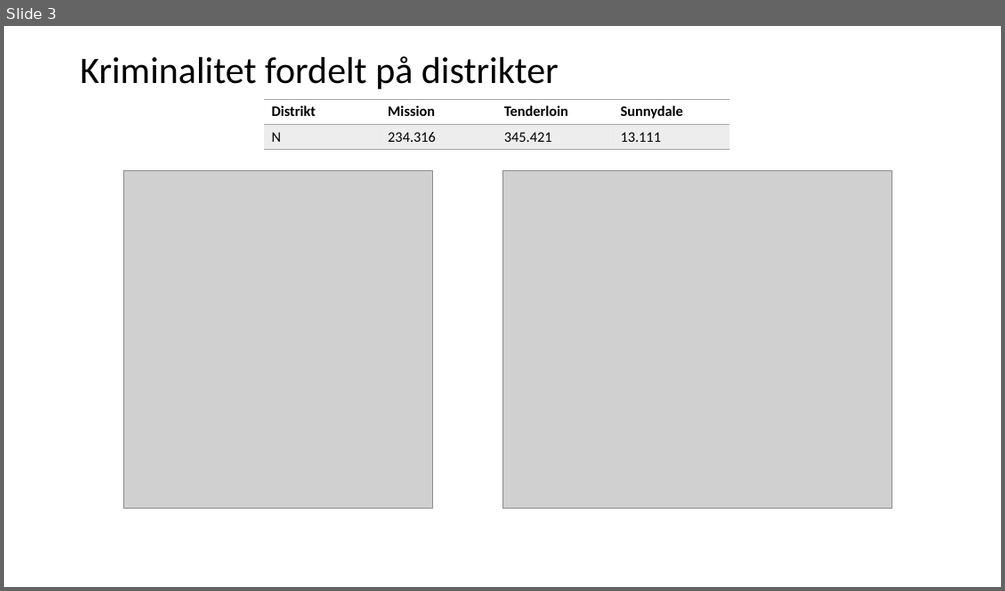
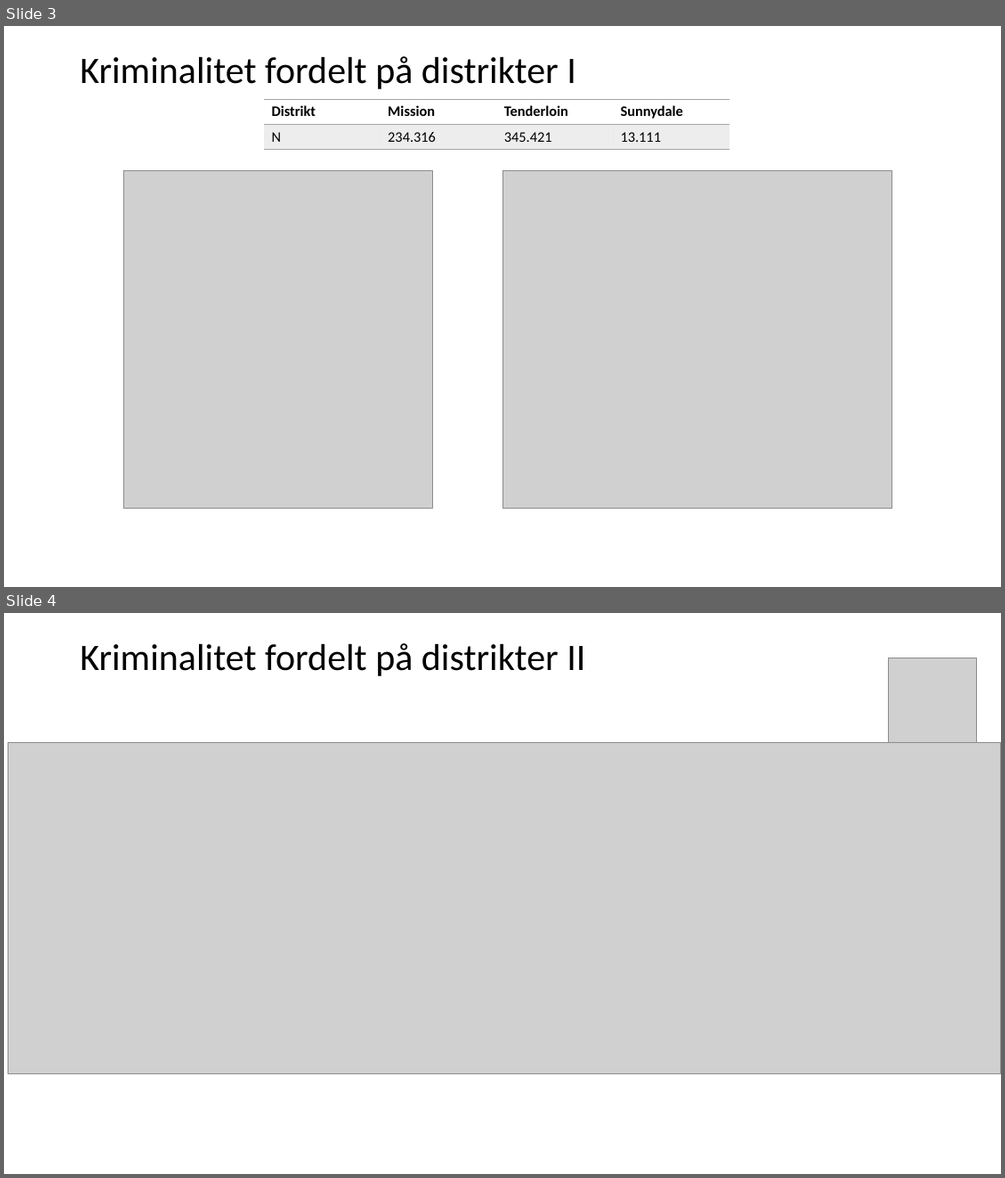
Before and after one commit to CarolineFuglsang/san_francisco_crime_data, a slide deck: presentation/San Francisco Crime Data.pptx. Shown one above the other, each under a label of ours: slide 3 before the commit, slides 3 and 4 after it. The pictures are 1005x591 and 1005x1178 pixels, drawn with LibreOffice and Linux fonts; fonts in the diff are those of the drawing; grey boxes stand for pictures. Boxes give left, top, right and bottom in pixels: in the first picture for what was removed or moved away, otherwise in the second. Text is boxed around its words. In the diff, an @@ line names an element or a change of style, - is before the commit and + after.

```diff
--- a/presentation/San Francisco Crime Data.pptx
+++ b/presentation/San Francisco Crime Data.pptx
@@ slide 4 added at <box>4,613,1001,1174</box>, background #FFFFFF @@
@@ title added at <box>80,643,585,676</box>, 36 pt, text #000000 @@
+Kriminalitet fordelt på distrikter II
@@ picture added at <box>888,657,977,762</box> @@
@@ picture added at <box>8,742,1001,1074</box> @@
@@ slide 3 changed as well @@
@@ title at <box>80,56,576,89</box>: text changed @@
-Kriminalitet fordelt på distrikter
+Kriminalitet fordelt på distrikter I
```
Also in this commit, not shown: 1 other slide changed, 9 other slides added, 6 slides removed.
